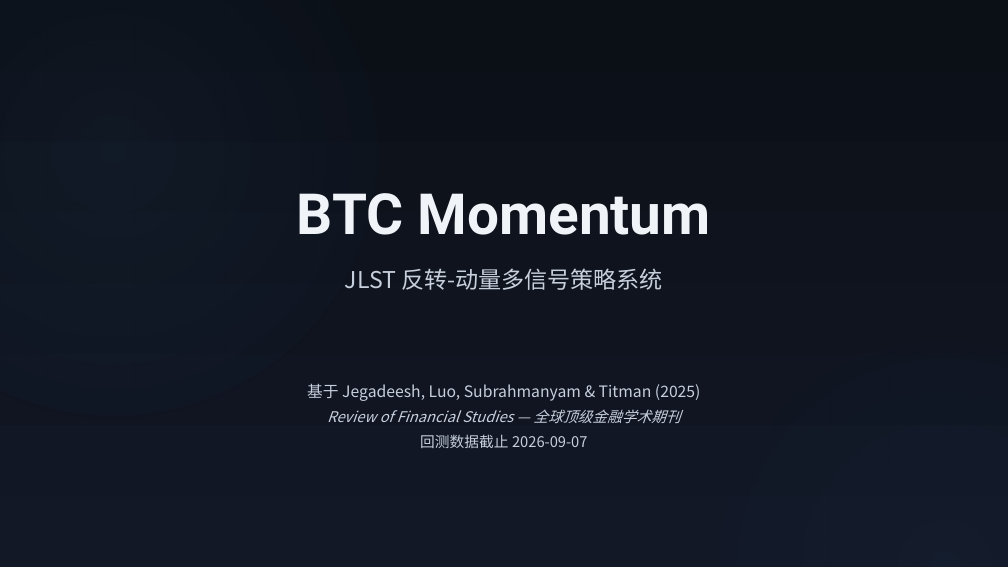
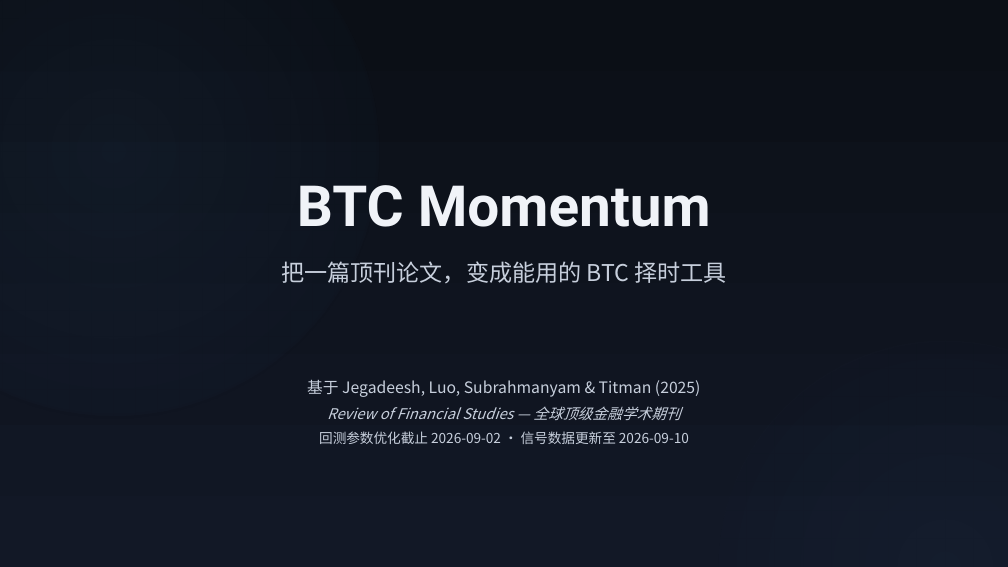
Before and after one commit to hhysteric/btc-momentum-pro, a slide deck: slide 1 of BTC_Momentum_演示.pptx. Drawn at 1008x567 pixels with LibreOffice and Linux fonts; fonts in the diff are those of the drawing. Boxes give left, top, right and bottom in pixels: in the first picture for what was removed or moved away, otherwise in the second. Text is boxed around its words. In the diff, an @@ line names an element or a change of style, - is before the commit and + after.

```diff
--- a/BTC_Momentum_演示.pptx
+++ b/BTC_Momentum_演示.pptx
@@ text "BTC Momentum": place and size @@
-text "BTC Momentum" at [297, 193, 711, 235]
+text "BTC Momentum" at [297, 185, 711, 227]
@@ text at [282, 261, 726, 283]: text changed @@
-JLST 反转-动量多信号策略系统
+把一篇顶刊论文，变成能用的 BTC 择时工具
@@ text at [319, 431, 689, 444]: text changed; size 14 to 13 pt @@
-回测数据截止 2026-09-07
+回测参数优化截止 2026-09-02 · 信号数据更新至 2026-09-10
```
Also in this commit, not shown: 13 other slides changed, 15 slides added, 6 slides removed, 2 other files.
